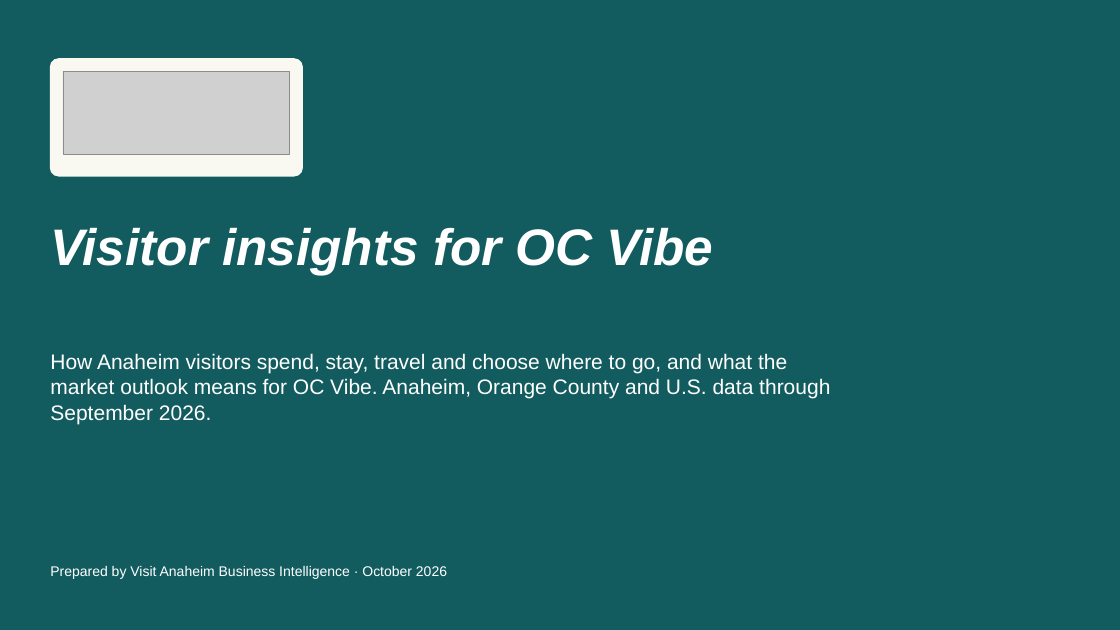
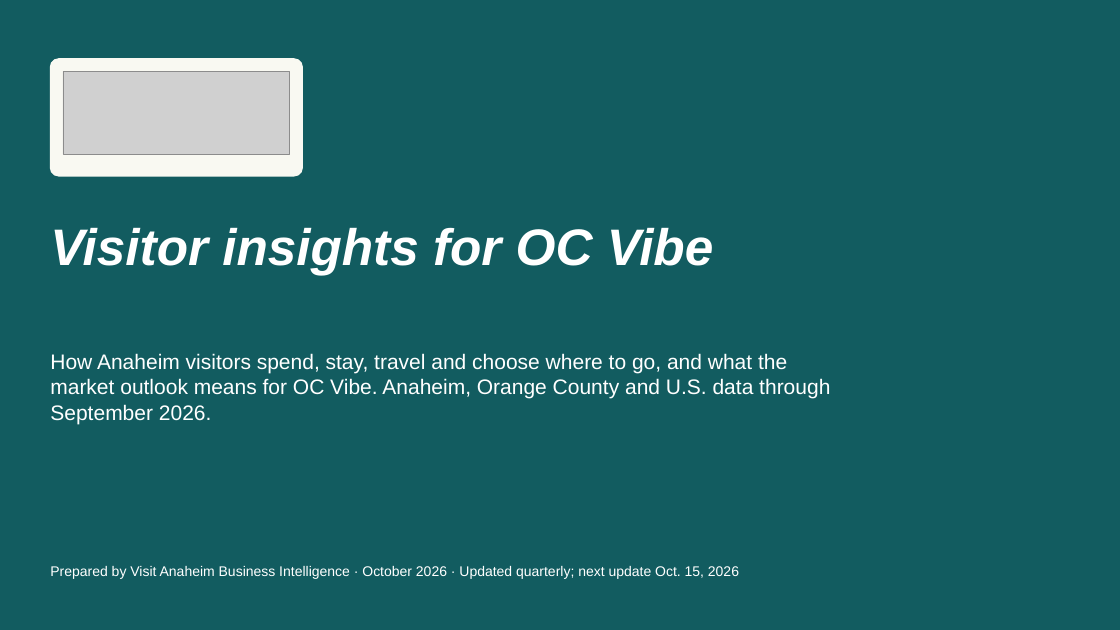
Before and after one commit to bi-visitanaheim/oc-vibe-insights, a slide deck: slide 1 of pipeline/OC_Vibe_Insights.pptx. Drawn at 1120x630 pixels with LibreOffice and Linux fonts; fonts in the diff are those of the drawing; grey boxes stand for pictures. Boxes give left, top, right and bottom in pixels: in the first picture for what was removed or moved away, otherwise in the second. Text is boxed around its words. In the diff, an @@ line names an element or a change of style, - is before the commit and + after.

```diff
--- a/pipeline/OC_Vibe_Insights.pptx
+++ b/pipeline/OC_Vibe_Insights.pptx
@@ text at box(50, 566, 739, 579): text changed @@
-Prepared by Visit Anaheim Business Intelligence · October 2026
+Prepared by Visit Anaheim Business Intelligence · October 2026 · Updated quarterly; next update Oct. 15, 2026
```
Also in this commit, not shown: 15 other slides changed, 3 slides added, 20 other files.
